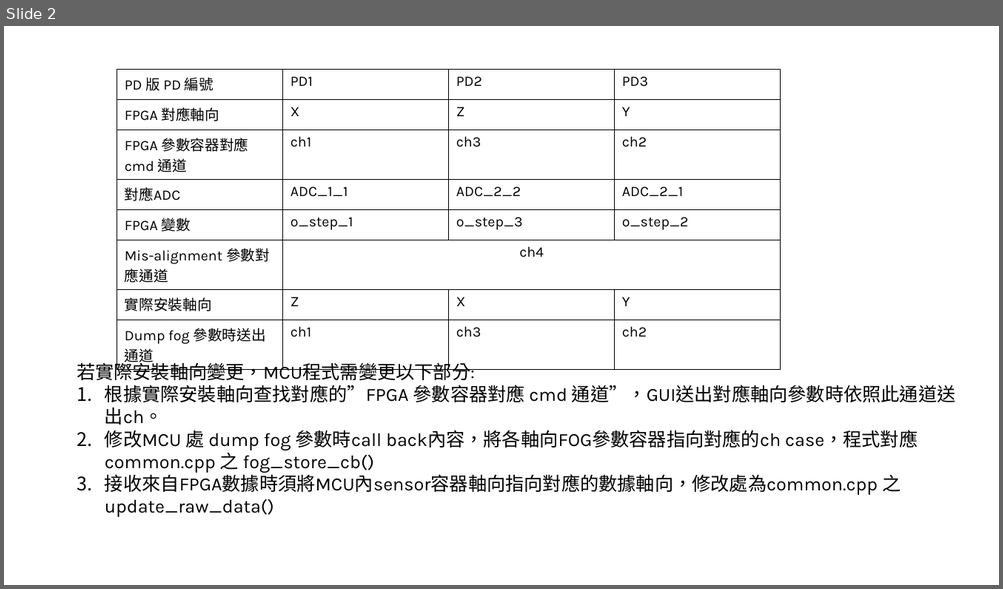
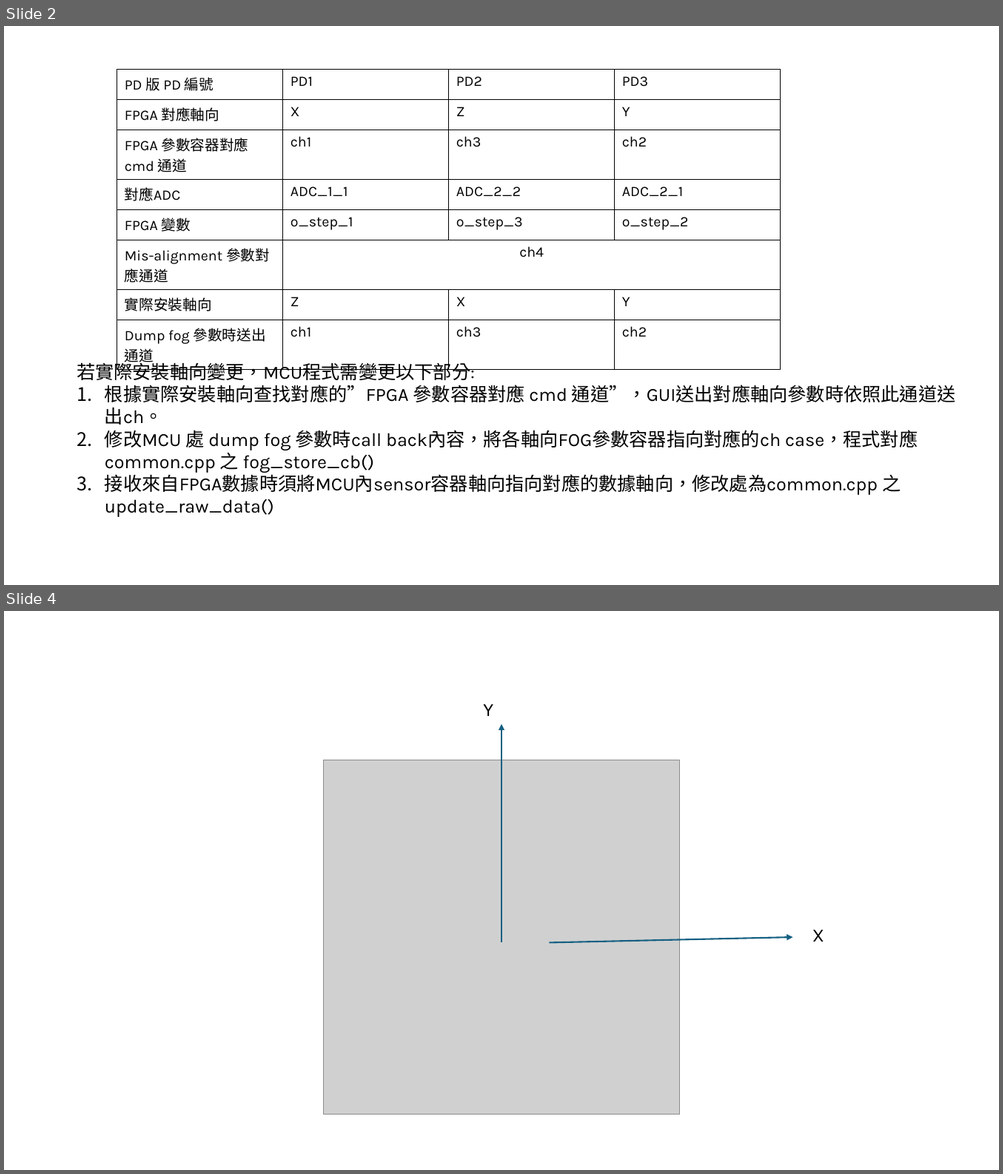
Before and after one commit to adamShiau/adamShiau_FPGA, a slide deck: intel_IP/IRIS/doc/軸向說明.pptx. Shown one above the other, each under a label of ours: slide 2 before the commit, slides 2 and 4 after it; the slides between them are not shown. The pictures are 1003x589 and 1003x1174 pixels, drawn with LibreOffice and Linux fonts; fonts in the diff are those of the drawing; grey boxes stand for pictures. Boxes give left, top, right and bottom in pixels: in the first picture for what was removed or moved away, otherwise in the second. Text is boxed around its words. In the diff, an @@ line names an element or a change of style, - is before the commit and + after.

```diff
--- a/intel_IP/IRIS/doc/軸向說明.pptx
+++ b/intel_IP/IRIS/doc/軸向說明.pptx
@@ slide 4 added at bbox=[4, 611, 999, 1170], background #FFFFFF @@
@@ text added at bbox=[483, 704, 493, 716], 18 pt, text #000000 @@
+Y
@@ arrow added from (502, 943) to (502, 724), #156082 1.5 pt @@
@@ picture added at bbox=[324, 760, 680, 1116] @@
@@ arrow added from (549, 943) to (793, 938), #156082 1.5 pt @@
@@ text added at bbox=[812, 930, 824, 942], 18 pt, text #000000 @@
+X
```
Also in this commit, not shown: 3 other slides added, 1 slide removed, 2 other files.
